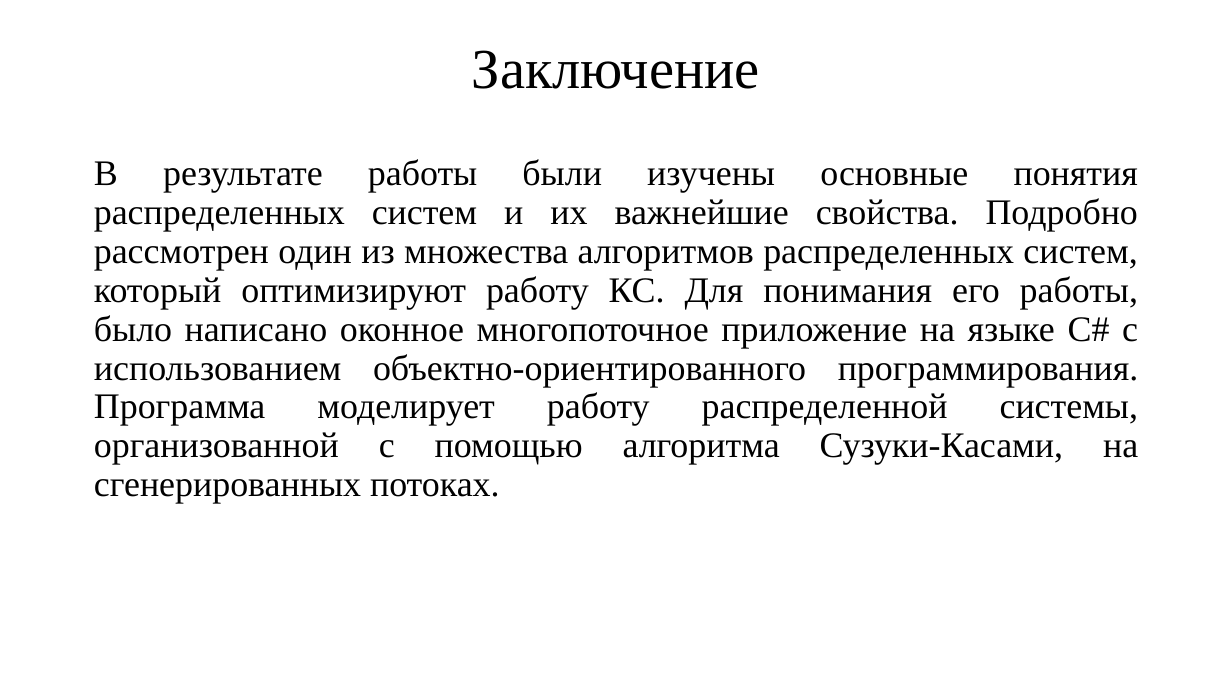
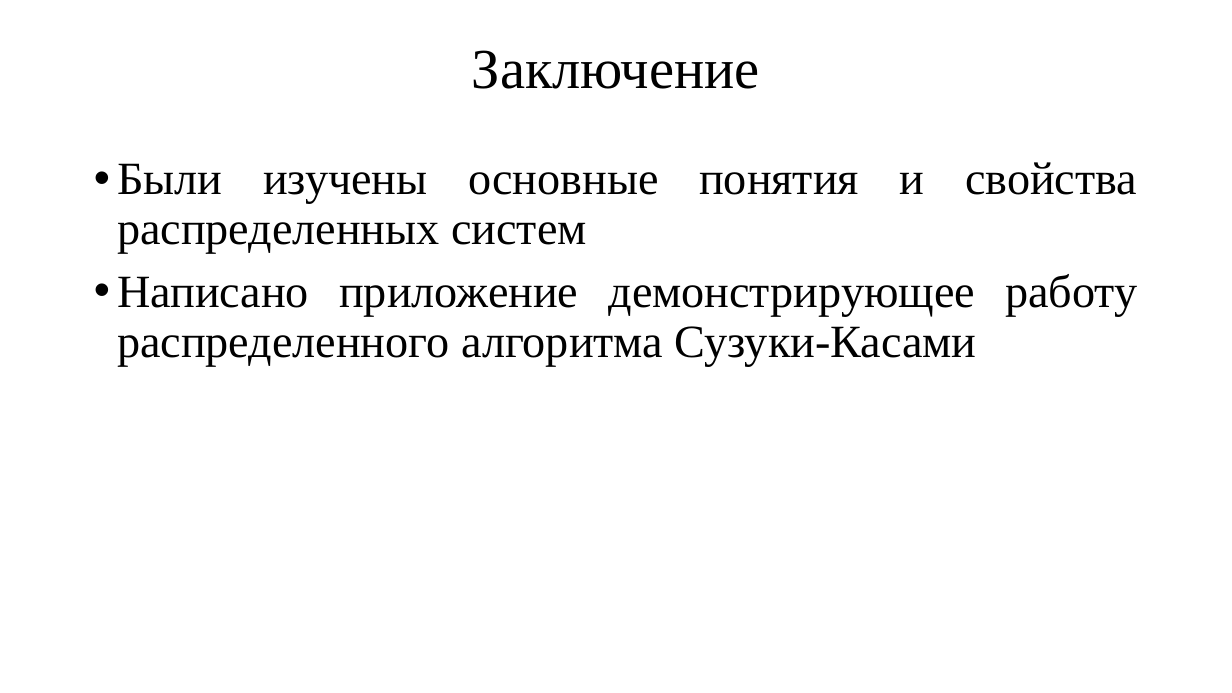
Before and after one commit to MrArnon/Kursovay, a slide deck: slide 8 of Kursac/КурсоваяПрезентация.pptx (slide 7 before the commit). Drawn at 1232x693 pixels with LibreOffice and Linux fonts; fonts in the diff are those of the drawing. Boxes give left, top, right and bottom in pixels: in the first picture for what was removed or moved away, otherwise in the second. Text is boxed around its words. In the diff, an @@ line names an element or a change of style, - is before the commit and + after.

Commit message:
all done

```diff
--- a/Kursac/КурсоваяПрезентация.pptx
+++ b/Kursac/КурсоваяПрезентация.pptx
@@ text at (117, 162, 1137, 366): text changed; size 28 to 36 pt @@
-В результате работы были изучены основные понятия распределенных систем и их важнейшие свойства. Подробно рассмотрен один из множества алгоритмов распределенных систем, который оптимизируют работу КС. Для понимания его работы, было написано оконное многопоточное приложение на языке C# с использованием объектно-ориентированного программирования. Программа моделирует работу распределенной системы, организованной с помощью алгоритма Сузуки-Касами, на сгенерированных потоках.
+• Были изучены основные понятия и свойства распределенных систем
+• Написано приложение демонстрирующее работу распределенного алгоритма Сузуки-Касами
```
Also in this commit, not shown: 3 other slides changed, 1 slide added.
